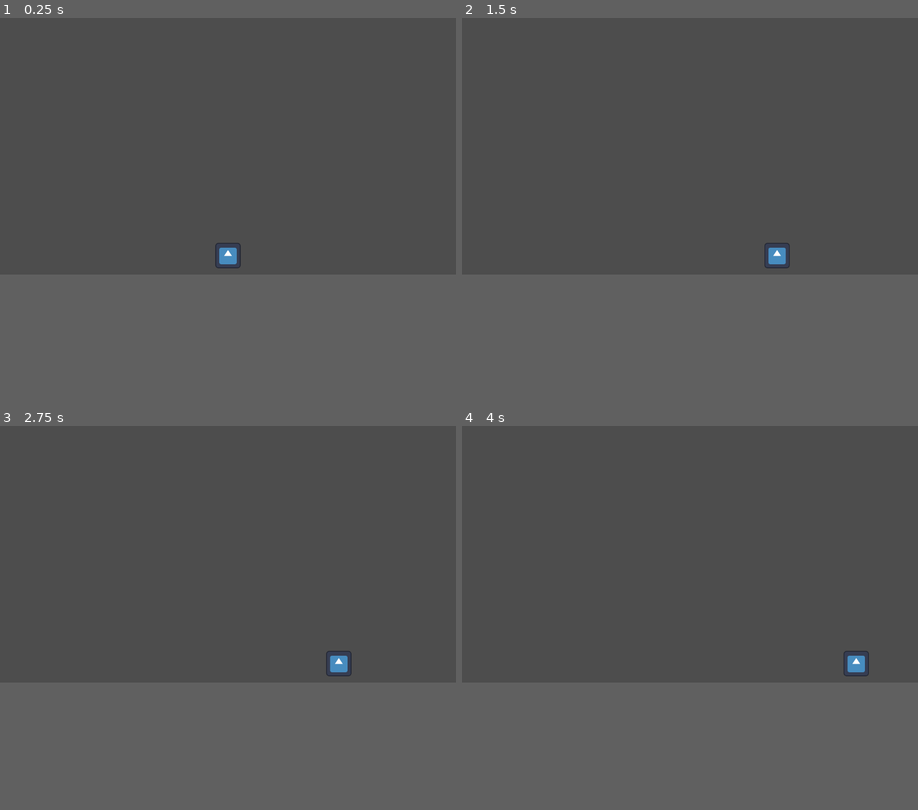
Above: before the commit, frames 1-4 (two rows, left to right).
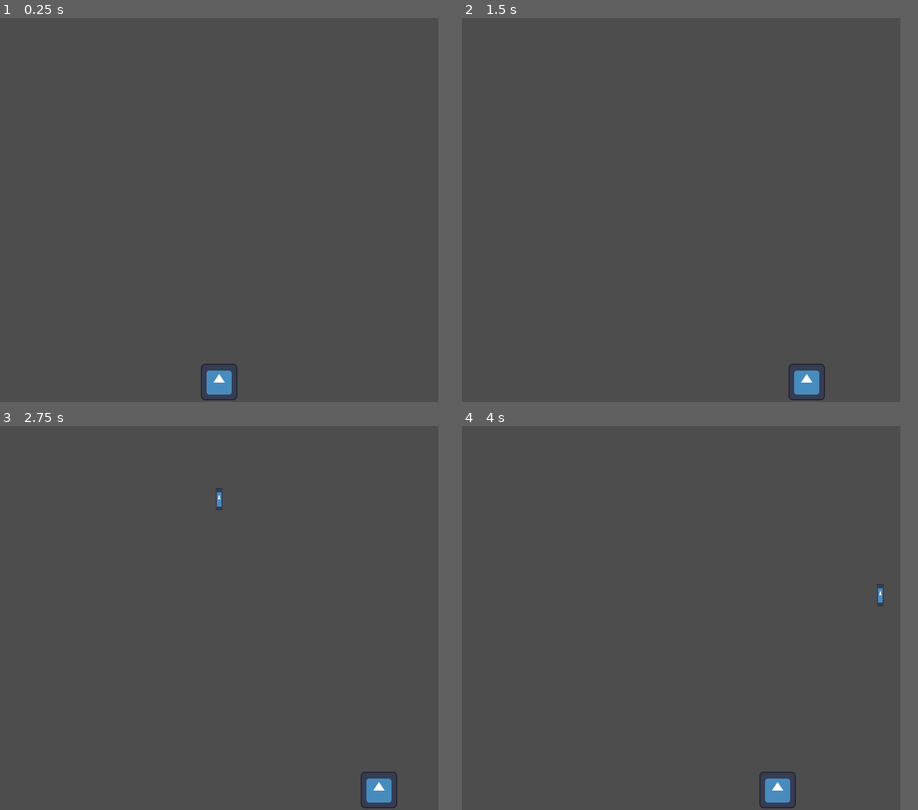
Above: after the commit, the same moments.

Repository: joshuawalker3/Godot_SpaceInvaders_Proof_of_Concept
Game: Godot game, scene res://main.tscn
The game is run twice, just before and just after one commit, with the same random seed, the same clock (stepped at 60 frames per second) and the same inputs. Before the commit the project starts from res://Test_Level.tscn. The engine's default icon, where the game draws it, is replaced by a stand-in: a white triangle on a blue panel in a dark square.
Inputs:
- Up to frame 1 (0.25 s): no input
- Up to frame 2 (1.5 s): tap Enter at 0.5 s; hold Right (ui_right) 0.53-1.28 s; hold Space (ship_shoot, bound only after the commit) 0.53-1.28 s; hold Left (ui_left) from 1.28 s (still down); tap Space (ship_shoot, bound only after the commit) at 1.35 s
- Up to frame 3 (2.75 s): release Left (ui_left) at 2.03 s; hold Right (ui_right) from 2.03 s (still down); hold Space (ship_shoot, bound only after the commit) from 2.03 s (still down)
- Up to frame 4 (4 s): release Space (ship_shoot, bound only after the commit) at 2.78 s; tap Space (ship_shoot, bound only after the commit) at 2.85 s; release Right (ui_right) at 3.53 s; hold Left (ui_left) from 3.53 s (still down); hold Space (ship_shoot, bound only after the commit) from 3.53 s (still down)
The window is 799x449 before the commit and 768x672 after it. Grey fills any space a smaller window leaves; there, only what the larger window draws over its background counts as a difference.

The runs differ from the first frame. In frame 1, 0.7% of the frame differs, in the area x 44-53%, y 58-100%; in frame 2, 0.6%; in frame 3, 0.7%, in the area x 47-88%, y 16-100%; in frame 4, 0.7%.

Commit message:
added player and projectile

Diff:
--- /dev/null
+++ b/Player.gd
@@ -0,0 +1,50 @@
+extends Area2D
+
+var speed = 400
+var screen_size
+
+signal hit
+signal shoot
+
+# Called when the node enters the scene tree for the first time.
+func _ready():
+	screen_size = get_viewport_rect().size
+
+# Called every frame. 'delta' is the elapsed time since the previous frame.
+func _process(delta):
+	var direction = 0
+	var minBuffer = Vector2.ZERO
+	var maxBuffer = Vector2.ZERO
+
+	minBuffer.x = 35
+	minBuffer.y = 35
+	maxBuffer.x = screen_size.x - 35
+	maxBuffer.y = screen_size.y - 35
+
+	if Input.is_action_pressed("ui_left"):
+		direction -= 1
+	if Input.is_action_pressed("ui_right"):
+		direction += 1
+
+	if direction != 0:
+		$AnimatedSprite2D.play()
+	else:
+		$AnimatedSprite2D.stop()
+
+	if Input.is_action_pressed("ship_shoot"):
+		shoot.emit()
+
+	position.x += speed * direction * delta
+
+	position = position.clamp(minBuffer, maxBuffer)
+
+func start(pos):
+	position = pos
+	show()
+	$CollisionShape2D.disabled = false
+
+
+func _on_body_entered(body):
+	hide()
+	hit.emit()
+	$CollisionShape2D.set_deferred("disabled", true)
--- a/Player_Control.gd
+++ /dev/null
@@ -1,20 +0,0 @@
-extends Sprite2D
-
-var speed = 400
-
-# Called when the node enters the scene tree for the first time.
-func _ready():
-	pass # Replace with function body.
-
-
-# Called every frame. 'delta' is the elapsed time since the previous frame.
-func _process(delta):
-	var direction = 0
-
-	if (Input.is_action_pressed("ui_left")):
-		direction = -1
-	if (Input.is_action_pressed("ui_right")):
-		direction = 1
-
-	var positionChange = direction * speed * delta
-	position.x += positionChange
--- /dev/null
+++ b/ProjectileDefault.gd
@@ -0,0 +1,21 @@
+extends Area2D
+
+var speed
+var screen_size
+
+# Called when the node enters the scene tree for the first time.
+func _ready():
+	screen_size = get_viewport_rect().size
+	speed = -screen_size.y
+
+# Called every frame. 'delta' is the elapsed time since the previous frame.
+func _process(delta):
+	position.y += speed * delta
+	if position.y <= 0:
+		queue_free()
+		print("Projectile gone")
+	#position.y += 0
+
+func spawn_position(pos):
+	position.x = pos.x
+	position.y = pos.y - 50
--- a/Test_Level.tscn
+++ /dev/null
@@ -1,29 +0,0 @@
-[gd_scene load_steps=5 format=3 uid="uid://c0fncowl22bcm"]
-
-[ext_resource type="Texture2D" uid="uid://u58sp8g8njbg" path="res://icon.svg" id="1_xk7tx"]
-[ext_resource type="Script" path="res://Player_Control.gd" id="2_7hplt"]
-
-[sub_resource type="RectangleShape2D" id="RectangleShape2D_kyb7o"]
-
-[sub_resource type="RectangleShape2D" id="RectangleShape2D_s5vrw"]
-
-[node name="Node2D" type="Node2D"]
-
-[node name="Sprite2D" type="Sprite2D" parent="."]
-position = Vector2(576, 600)
-scale = Vector2(0.5, 0.5)
-texture = ExtResource("1_xk7tx")
-script = ExtResource("2_7hplt")
-
-[node name="Area2D" type="Area2D" parent="Sprite2D"]
-
-[node name="CollisionShape2D" type="CollisionShape2D" parent="Sprite2D/Area2D"]
-scale = Vector2(6, 6)
-shape = SubResource("RectangleShape2D_kyb7o")
-debug_color = Color(0, 0.027451, 0.0392157, 0.419608)
-
-[node name="StaticBody2D" type="StaticBody2D" parent="."]
-position = Vector2(787, 584)
-
-[node name="CollisionShape2D" type="CollisionShape2D" parent="StaticBody2D"]
-shape = SubResource("RectangleShape2D_s5vrw")
--- /dev/null
+++ b/main.gd
@@ -0,0 +1,31 @@
+extends Node
+
+var score = 0
+@export var projectile_scene: PackedScene
+
+# Called when the node enters the scene tree for the first time.
+func _ready():
+	new_game()
+
+# Called every frame. 'delta' is the elapsed time since the previous frame.
+func _process(delta):
+	pass
+
+func new_game():
+	$Player.start($StartingPosition.position)
+
+
+func game_over():
+	print("Hit")
+
+func _on_player_shoot():
+	if get_tree().get_nodes_in_group("projectiles").size() == 0:
+		var projectile = projectile_scene.instantiate()
+
+		var projectile_spawn_location = Vector2.ZERO
+		projectile_spawn_location.x = $Player.position.x
+		projectile_spawn_location.y = $Player.position.y
+
+		projectile.spawn_position(projectile_spawn_location)
+
+		add_child(projectile)
--- /dev/null
+++ b/main.tscn
@@ -0,0 +1,17 @@
+[gd_scene load_steps=4 format=3 uid="uid://chjka32bbqw2"]
+
+[ext_resource type="PackedScene" uid="uid://shubjmwcw3f8" path="res://player.tscn" id="1_avii2"]
+[ext_resource type="Script" path="res://main.gd" id="1_ffe1r"]
+[ext_resource type="PackedScene" uid="uid://ckemt1nqq3trr" path="res://projectile_default.tscn" id="2_yx5sp"]
+
+[node name="Main" type="Node"]
+script = ExtResource("1_ffe1r")
+projectile_scene = ExtResource("2_yx5sp")
+
+[node name="Player" parent="." instance=ExtResource("1_avii2")]
+
+[node name="StartingPosition" type="Marker2D" parent="."]
+position = Vector2(384, 672)
+
+[connection signal="hit" from="Player" to="." method="game_over"]
+[connection signal="shoot" from="Player" to="." method="_on_player_shoot"]
--- /dev/null
+++ b/player.tscn
@@ -0,0 +1,31 @@
+[gd_scene load_steps=5 format=3 uid="uid://shubjmwcw3f8"]
+
+[ext_resource type="Script" path="res://Player.gd" id="1_0tg83"]
+[ext_resource type="Texture2D" uid="uid://u58sp8g8njbg" path="res://icon.svg" id="2_8lqwb"]
+
+[sub_resource type="SpriteFrames" id="SpriteFrames_beop5"]
+animations = [{
+"frames": [{
+"duration": 1.0,
+"texture": ExtResource("2_8lqwb")
+}],
+"loop": true,
+"name": &"default",
+"speed": 5.0
+}]
+
+[sub_resource type="RectangleShape2D" id="RectangleShape2D_i5rj0"]
+size = Vector2(60, 60)
+
+[node name="Player" type="Area2D"]
+script = ExtResource("1_0tg83")
+metadata/_edit_group_ = true
+
+[node name="AnimatedSprite2D" type="AnimatedSprite2D" parent="."]
+scale = Vector2(0.5, 0.5)
+sprite_frames = SubResource("SpriteFrames_beop5")
+
+[node name="CollisionShape2D" type="CollisionShape2D" parent="."]
+shape = SubResource("RectangleShape2D_i5rj0")
+
+[connection signal="body_entered" from="." to="." method="_on_body_entered"]
--- a/project.godot
+++ b/project.godot
@@ -11,9 +11,16 @@
 [application]
 
 config/name="moving_object_example"
-run/main_scene="res://Test_Level.tscn"
+run/main_scene="res://main.tscn"
 config/features=PackedStringArray("4.2", "Mobile")
 config/icon="res://icon.svg"
+
+[display]
+
+window/size/viewport_width=768
+window/size/viewport_height=672
+window/size/mode=3
+window/stretch/mode="canvas_items"
 
 [input]
 
@@ -33,6 +40,11 @@
 , Object(InputEventKey,"resource_local_to_scene":false,"resource_name":"","device":-1,"window_id":0,"alt_pressed":false,"shift_pressed":false,"ctrl_pressed":false,"meta_pressed":false,"pressed":false,"keycode":0,"physical_keycode":68,"key_label":0,"unicode":100,"echo":false,"script":null)
 ]
 }
+ship_shoot={
+"deadzone": 0.5,
+"events": [Object(InputEventKey,"resource_local_to_scene":false,"resource_name":"","device":-1,"window_id":0,"alt_pressed":false,"shift_pressed":false,"ctrl_pressed":false,"meta_pressed":false,"pressed":false,"keycode":0,"physical_keycode":32,"key_label":0,"unicode":32,"echo":false,"script":null)
+]
+}
 
 [rendering]
 
--- /dev/null
+++ b/projectile_default.tscn
@@ -0,0 +1,28 @@
+[gd_scene load_steps=5 format=3 uid="uid://ckemt1nqq3trr"]
+
+[ext_resource type="Script" path="res://ProjectileDefault.gd" id="1_gmlbg"]
+[ext_resource type="Texture2D" uid="uid://u58sp8g8njbg" path="res://icon.svg" id="2_3m8e5"]
+
+[sub_resource type="SpriteFrames" id="SpriteFrames_1y184"]
+animations = [{
+"frames": [{
+"duration": 1.0,
+"texture": ExtResource("2_3m8e5")
+}],
+"loop": true,
+"name": &"default",
+"speed": 5.0
+}]
+
+[sub_resource type="RectangleShape2D" id="RectangleShape2D_y7rm1"]
+size = Vector2(12, 38)
+
+[node name="ProjectileDefault" type="Area2D" groups=["projectiles"]]
+script = ExtResource("1_gmlbg")
+
+[node name="AnimatedSprite2D" type="AnimatedSprite2D" parent="."]
+scale = Vector2(0.1, 0.3)
+sprite_frames = SubResource("SpriteFrames_1y184")
+
+[node name="CollisionShape2D" type="CollisionShape2D" parent="."]
+shape = SubResource("RectangleShape2D_y7rm1")
